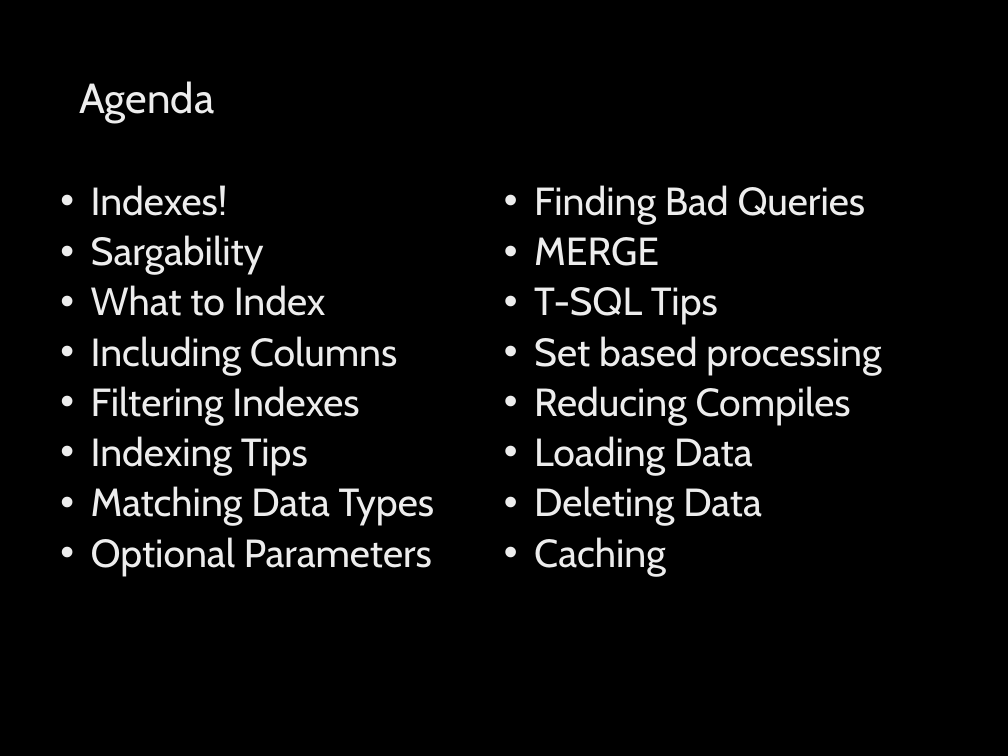
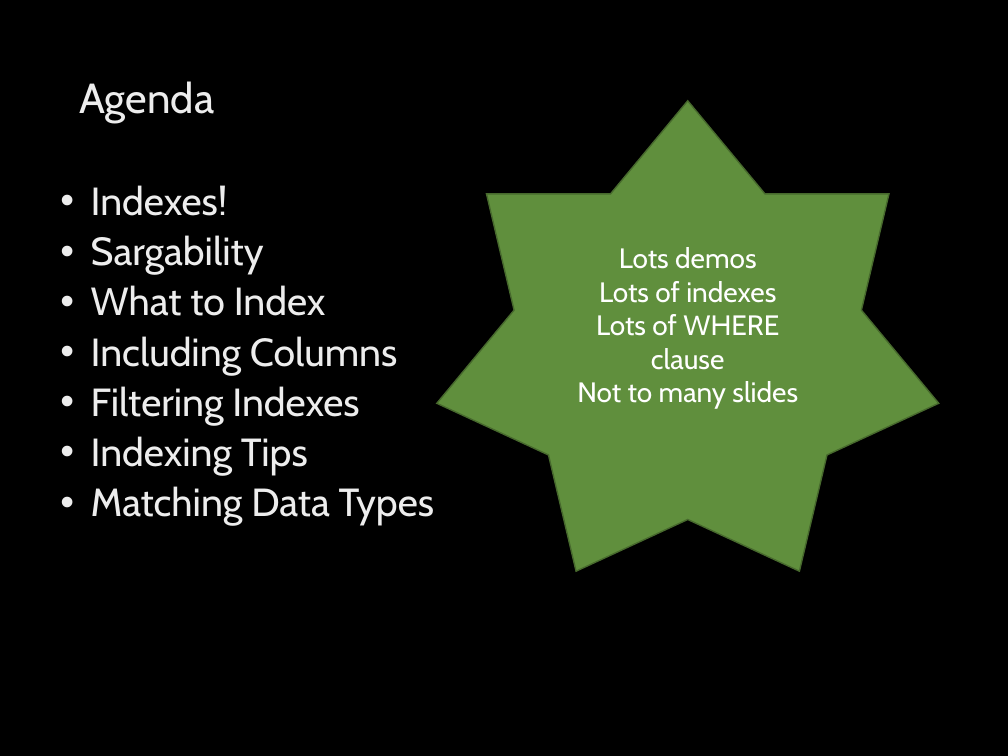
Before and after one commit to billgraziano/kcdc2018, a slide deck: slide 2 of ppt/1. Faster SQL/Faster SQL - KCDC 2018.pptx. Drawn at 1008x756 pixels with LibreOffice and Linux fonts; fonts in the diff are those of the drawing; background and template pictures are left out. Boxes give left, top, right and bottom in pixels: in the first picture for what was removed or moved away, otherwise in the second. Text is boxed around its words. In the diff, an @@ line names an element or a change of style, - is before the commit and + after.

```diff
--- a/ppt/1. Faster SQL/Faster SQL - KCDC 2018.pptx
+++ b/ppt/1. Faster SQL/Faster SQL - KCDC 2018.pptx
@@ star added at (436,101,938,572), fill #608F3D, outline #476A2D 1 pt, 20 pt, text #FFFFFF @@
+Lots demos
+Lots of indexes
+Lots of WHERE clause
+Not to many slides
@@ text at (91,185,881,576): paragraphs removed @@
-• Optional Parameters
-• Finding Bad Queries
-• MERGE
-• T-SQL Tips
-• Set based processing
-• Reducing Compiles
-• Loading Data
-• Deleting Data
-• Caching
```
Also in this commit, not shown: 7 other slides changed, 2 slides removed, 8 other files.
